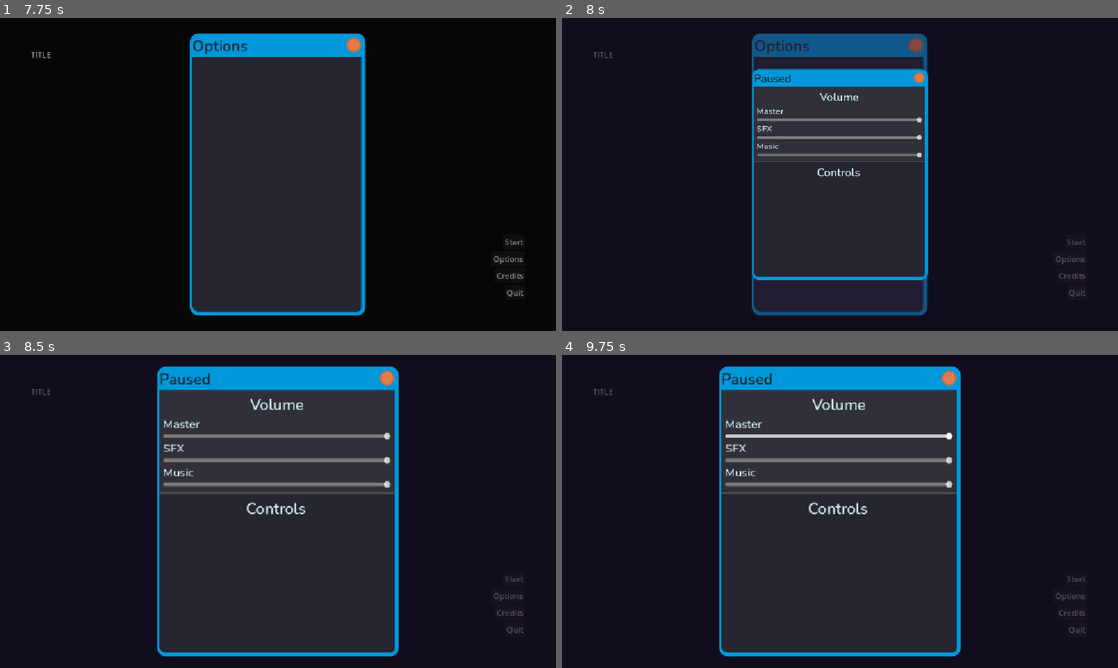
Above: before the commit, frames 1-4 (two rows, left to right).
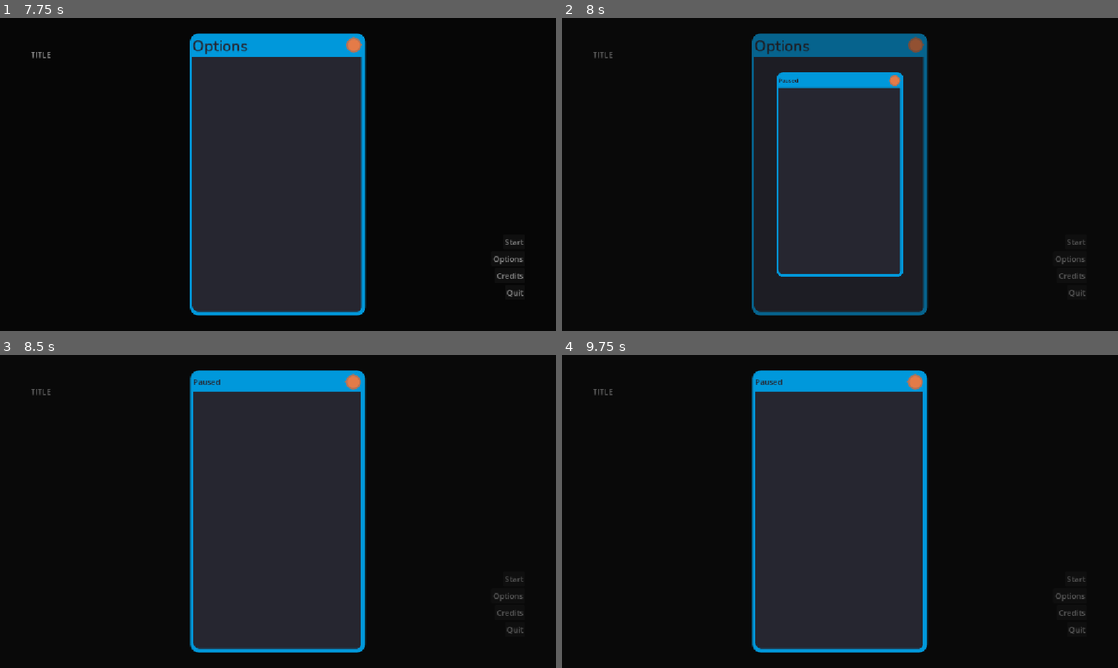
Above: after the commit, the same moments.

Repository: NotDurris/Godot-Game-Base
Game: Godot game, scene res://Levels/ScenesLogic/scene_switcher.tscn
Two runs of this game, one before a commit and one after it. Both use one fixed random seed, a clock stepped at 60 frames per second and the inputs below.
Inputs (mouse positions are in pixels of both pictures, inside the frame that each line leads up to):
- Up to frame 1 (7.75 s): click "Options" at 0.5 s; click "Credits" at 1.25 s; click "Start" at 2 s; click "Start" at 2.75 s; click "Start" at 3.5 s; move the mouse to (400, 158) at 4.27 s; move the mouse to (166, 190) at 5.02 s; move the mouse to (333, 105) at 5.77 s; move the mouse to (250, 237) at 6.52 s; move the mouse to (444, 221) at 7.27 s
- Up to frame 2 (8 s): tap Escape (Pause) at 7.9 s
- Up to frame 3 (8.5 s): move the mouse to (111, 464) at 8.02 s
- Up to frame 4 (9.75 s): move the mouse to (867, 511) at 8.77 s; move the mouse to (756, 433) at 9.52 s

Frame 1 is identical in both runs. In frame 2, 4.3% of the frame differs, in the area x 34-66%, y 16-84%; in frame 3, 16%, in the area x 28-72%, y 3-97%; in frame 4, 16%.

Commit message:
Improving UI Panel
- Added contents
- Restructured logic for easier plug and play

Diff:
--- a/Components/UI/PauseMenu/PauseMenu.gd
+++ b/Components/UI/PauseMenu/PauseMenu.gd
@@ -1,46 +1,31 @@
 class_name Pause_Menu
 extends CanvasLayer
 
-@onready var pause_menu = $Contents
-@onready var background = $Background
-
-var paused = false
-
-var background_colour : Color
+@onready var pause_menu : UIPanel = $Pause_UIPanel
 
 func _ready() -> void:
-	hide()
-	pause_menu.pivot_offset = pause_menu.size * 0.5
-	background_colour = background.color
+	pause_menu.on_panel_close_button_clicked.connect(func() : paused = false)
 
-func _process(_delta: float) -> void:
-	if Input.is_action_just_pressed("Pause"):
+var paused = false :
+	set(value):
+		paused = value
 		if paused:
-			unpause()
+			do_pause()
 		else:
-			pause()
+			do_unpause()
 
-func unpause():
+func _input(event: InputEvent) -> void:
+	if event.is_action_pressed("Pause"):
+		paused = not paused
+		if not paused:
+			pause_menu.close_panel()
+
+func do_unpause():
 	AudioManager.play_sound("MenuClose")
 	get_tree().paused = false
-	var tweener = create_tween()
-	tweener.set_trans(Tween.TRANS_CUBIC)
-	tweener.set_ease(Tween.EASE_IN)
-	tweener.set_parallel()
-	tweener.tween_property(pause_menu, "scale", Vector2.ZERO, 0.4)
-	tweener.tween_property(background, "color", Color("4e3e5e00"), 0.4).set_trans(Tween.TRANS_EXPO)
-	tweener.chain().tween_callback(hide)
-	paused = false
 
-func pause() -> void:
+func do_pause() -> void:
 	AudioManager.play_sound("MenuOpen")
 	get_tree().paused = true
-	show()
-	pause_menu.scale = Vector2.ZERO
-	var tweener = create_tween()
-	tweener.set_trans(Tween.TRANS_BACK)
-	tweener.set_ease(Tween.EASE_OUT)
-	tweener.set_parallel()
-	tweener.tween_property(pause_menu, "scale", Vector2.ONE, 0.4)
-	tweener.tween_property(background, "color", background_colour, 0.4).set_trans(Tween.TRANS_EXPO)
-	paused = true
+
+	pause_menu.open_panel()
--- a/Components/UI/PauseMenu/pause.tscn
+++ b/Components/UI/PauseMenu/pause.tscn
@@ -1,6 +1,7 @@
 [gd_scene format=3 uid="uid://c6innqpihkw82"]
 
 [ext_resource type="Theme" uid="uid://jf1feh0ph03d" path="res://Assets/Themes/_UI/pausemenu.tres" id="1_k75rr"]
+[ext_resource type="PackedScene" uid="uid://lbja0ku3jm2o" path="res://Components/UI/UIPanel/ui_panel.tscn" id="2_rmtt7"]
 [ext_resource type="Script" uid="uid://ek8fecbfsp5q" path="res://Components/UI/PauseMenu/PauseMenu.gd" id="2_s0op3"]
 [ext_resource type="StyleBox" uid="uid://dqn7kpkgl3va5" path="res://Assets/Themes/Panels/title_bar_background.tres" id="3_bsnf7"]
 [ext_resource type="StyleBox" uid="uid://clkut08udphl" path="res://Assets/Themes/Panels/entry_background.tres" id="4_xdqja"]
@@ -12,10 +13,15 @@
 bg_color = Color(0.26, 0.26, 0.26, 0)
 
 [node name="Pause" type="CanvasLayer" unique_id=196515667]
+process_mode = 3
 layer = 10
 script = ExtResource("2_s0op3")
 
+[node name="Pause_UIPanel" parent="." unique_id=1256259504 instance=ExtResource("2_rmtt7")]
+panel_title = "Paused"
+
 [node name="Background" type="ColorRect" parent="." unique_id=1348137635]
+visible = false
 anchors_preset = 15
 anchor_right = 1.0
 anchor_bottom = 1.0
@@ -25,6 +31,7 @@
 color = Color(0.1254902, 0.08235294, 0.2, 0.49019608)
 
 [node name="Contents" type="CenterContainer" parent="." unique_id=1818186188]
+visible = false
 anchors_preset = 15
 anchor_right = 1.0
 anchor_bottom = 1.0
@@ -168,4 +175,5 @@
 vertical_alignment = 1
 autowrap_mode = 3
 
+[connection signal="on_panel_close_button_clicked" from="Pause_UIPanel" to="." method="do_unpause"]
 [connection signal="pressed" from="Contents/PauseTile/VerticalContainer/TitleBar/Close/CloseButton" to="." method="unpause"]
--- a/Components/UI/UIPanel/panel_logic.gd
+++ b/Components/UI/UIPanel/panel_logic.gd
@@ -1,25 +1,40 @@
+class_name UIPanel
 extends Control
 
+signal on_panel_close_button_clicked
+signal on_panel_closed
+signal on_panel_opened
+
+
 @export var panel_title : String
-var background_colour : Color
+@export var panel_contents : PackedScene
 
 @export_group("Panel Animation Settings")
+@export_subgroup("open")
 @export var show_duration : float = 0.4
 @export var show_tween_trans : Tween.TransitionType = Tween.TRANS_BACK
 @export var show_tween_ease : Tween.EaseType = Tween.EASE_OUT
 
+@export_subgroup("close")
 @export var hide_duration : float = 0.3
 @export var hide_tween_trans : Tween.TransitionType = Tween.TRANS_BACK
 @export var hide_tween_ease : Tween.EaseType = Tween.EASE_IN
 
 @onready var title_label : Label = $MarginContainer/HBoxContainer/PanelContainer/VBoxContainer/TitleBar/Title
 @onready var background : ColorRect = $Background
-@onready var contents : Control = $MarginContainer
+@onready var foreground : Control = $MarginContainer
+@onready var close_button : Button = $MarginContainer/HBoxContainer/PanelContainer/VBoxContainer/TitleBar/Close/CloseButton
+@onready var content_container : Control = $MarginContainer/HBoxContainer/PanelContainer/VBoxContainer/ContentContainer
 
+var background_colour : Color
 
 func _ready() -> void:
 	title_label.text = panel_title
 	background_colour = background.color
+
+	close_button.pressed.connect(func() : on_panel_close_button_clicked.emit())
+	on_panel_close_button_clicked.connect(close_panel)
+
 	initialise_layout()
 	hide()
 
@@ -28,19 +43,26 @@
 	set_anchor_and_offset(SIDE_BOTTOM, 1.0, 0)
 	set_anchor_and_offset(SIDE_LEFT, 0.0, 0)
 	set_anchor_and_offset(SIDE_TOP, 0.0, 0)
-	contents.pivot_offset = size * 0.5
+	foreground.pivot_offset = size * 0.5
 
-func show_panel():
+	if panel_contents == null : return
+
+	var instanced_contents = panel_contents.instantiate()
+	content_container.add_child(instanced_contents)
+
+func open_panel():
 	show()
-	contents.scale = Vector2.ZERO
+	foreground.scale = Vector2.ZERO
 	var tweener = create_tween()
 	tweener.set_trans(show_tween_trans).set_ease(show_tween_ease).set_parallel()
-	tweener.tween_property(contents, "scale", Vector2.ONE, show_duration)
+	tweener.tween_property(foreground, "scale", Vector2.ONE, show_duration)
 	tweener.tween_property(background, "color", background_colour, show_duration * 0.5)
+	tweener.chain().tween_callback(on_panel_opened.emit)
 
-func hide_panel():
+func close_panel():
 	var tweener = create_tween()
 	tweener.set_trans(hide_tween_trans).set_ease(hide_tween_ease).set_parallel()
-	tweener.tween_property(contents, "scale", Vector2.ZERO, hide_duration)
+	tweener.tween_property(foreground, "scale", Vector2.ZERO, hide_duration)
 	tweener.tween_property(background, "color", Color(background_colour, 0.0), hide_duration * 1.2)
 	tweener.chain().tween_callback(hide)
+	tweener.chain().tween_callback(on_panel_closed.emit)
--- a/Components/UI/UIPanel/ui_panel.tscn
+++ b/Components/UI/UIPanel/ui_panel.tscn
@@ -83,8 +83,14 @@
 
 [node name="ButtonEffectsHandler" parent="MarginContainer/HBoxContainer/PanelContainer/VBoxContainer/TitleBar/Close/CloseButton" unique_id=1061448880 instance=ExtResource("4_5t3e3")]
 
+[node name="ContentContainer" type="MarginContainer" parent="MarginContainer/HBoxContainer/PanelContainer/VBoxContainer" unique_id=1753221747]
+layout_mode = 2
+size_flags_vertical = 3
+theme_override_constants/margin_left = 16
+theme_override_constants/margin_top = 16
+theme_override_constants/margin_right = 16
+theme_override_constants/margin_bottom = 16
+
 [node name="Spacer2" type="Control" parent="MarginContainer/HBoxContainer" unique_id=603292399]
 layout_mode = 2
 size_flags_horizontal = 3
-
-[connection signal="pressed" from="MarginContainer/HBoxContainer/PanelContainer/VBoxContainer/TitleBar/Close/CloseButton" to="." method="hide_panel"]
--- a/Levels/MainMenu.tscn
+++ b/Levels/MainMenu.tscn
@@ -102,5 +102,5 @@
 layout_mode = 1
 panel_title = "Credits"
 
-[connection signal="pressed" from="MainMenu/Main/Buttons/Options" to="MainMenu/Options_UIPanel" method="show_panel"]
-[connection signal="pressed" from="MainMenu/Main/Buttons/Credits" to="MainMenu/Credits_UIPanel" method="show_panel"]
+[connection signal="pressed" from="MainMenu/Main/Buttons/Options" to="MainMenu/Options_UIPanel" method="open_panel"]
+[connection signal="pressed" from="MainMenu/Main/Buttons/Credits" to="MainMenu/Credits_UIPanel" method="open_panel"]
